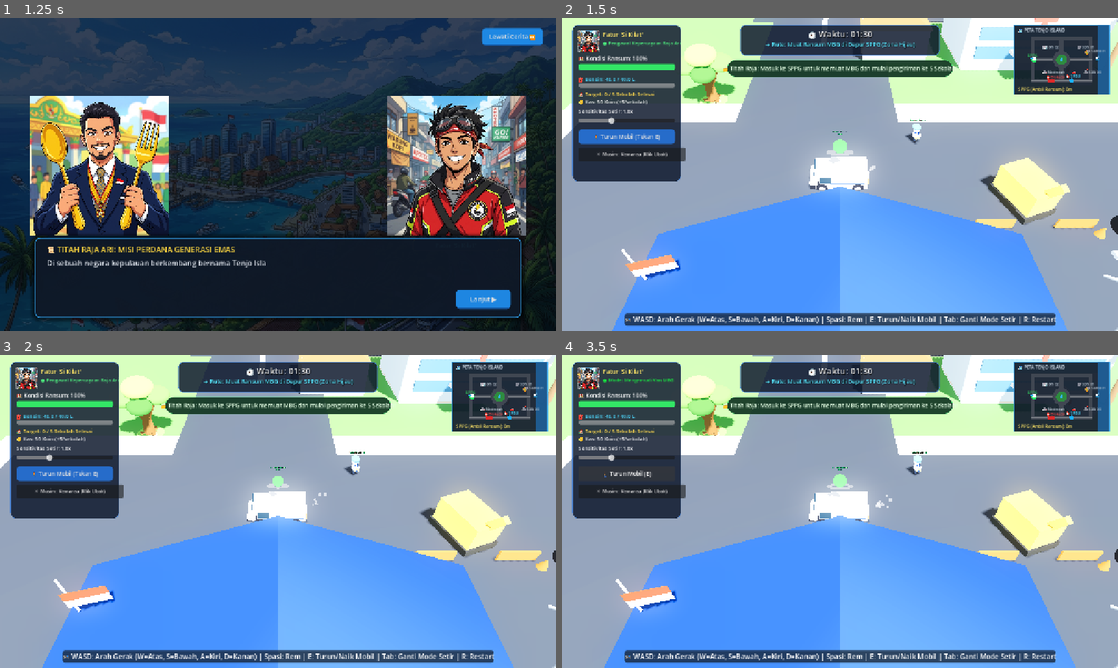
Above: before the commit, frames 1-4 (two rows, left to right).
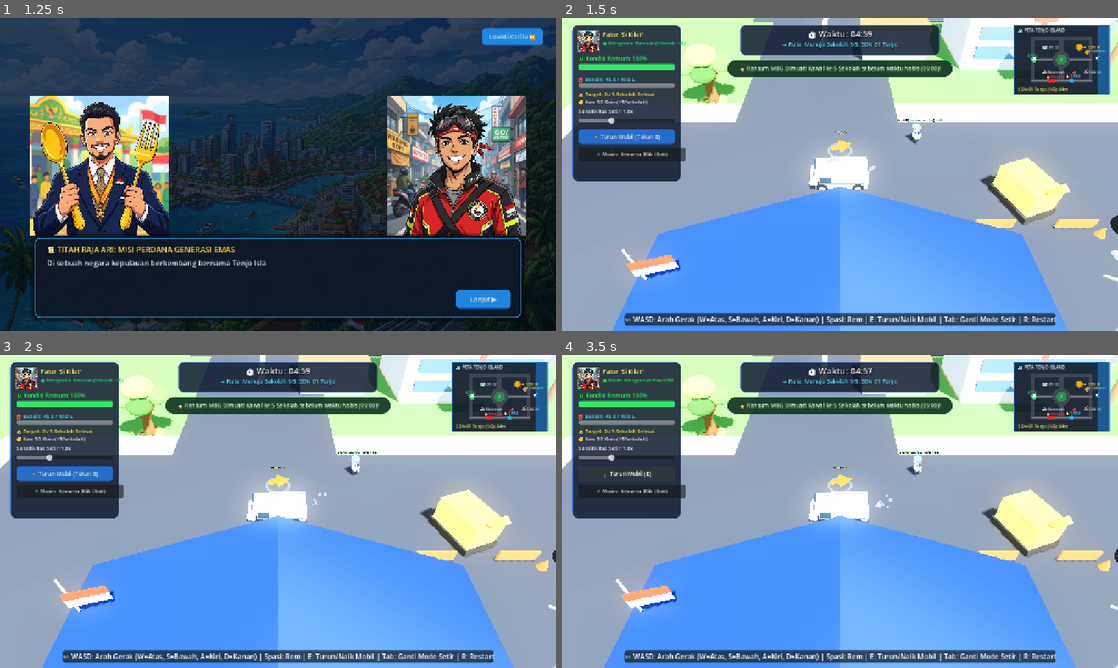
Above: after the commit, the same moments.

Repository: putrinurfebrianti/King-Ari-s-Missions
Game: Godot game, scene res://scenes/ui/main_menu.tscn
Same seed, same stepped clock (60 frames per second), same inputs: the game is played once before the commit and once after it.
Inputs:
- Up to frame 1 (1.25 s): click "🚀 MULAI MISI (START GAME) ➔" at 0.5 s
- Up to frame 2 (1.5 s): click "Lewati Cerita ⏩" at 1.25 s
- Up to frame 3 (2 s): no input
- Up to frame 4 (3.5 s): click "🚶 Turun Mobil (Tekan E)" at 2 s; click "🚗 Naik Mobil (E)" at 2.75 s

Frame 1 is identical in both runs. In frame 2, 1.4% of the frame differs, in the area x 3-97%, y 4-45%; in frame 3, 1.3%; in frame 4, 1.3%.

Commit message:
Fix auto food pickup at SPPG and initialize countdown timer to 05:00

Diff:
--- a/scenes/main.tscn
+++ b/scenes/main.tscn
@@ -657,7 +657,7 @@
 theme_override_constants/shadow_offset_x = 1
 theme_override_constants/shadow_offset_y = 1
 theme_override_font_sizes/font_size = 20
-text = "⏱️ Waktu: 01:30"
+text = "⏱️ Waktu: 05:00"
 horizontal_alignment = 1
 
 [node name="NavGuide" type="Label" parent="HUD/TopCenterCard" unique_id=538419321]
--- a/scripts/delivery_zone.gd
+++ b/scripts/delivery_zone.gd
@@ -4,30 +4,152 @@
 @export var zone_type: ZoneType = ZoneType.SPPG
 @export var school_index: int = 0
 
+var player_car: Node3D
+var player_ped: Node3D
+var prompt_label: Label3D
+var mesh_indicator: MeshInstance3D
+var is_player_nearby: bool = false
+var pulse_time: float = 0.0
+
 func _ready() -> void:
+	# Pastikan mendeteksi Layer 1 (World), Layer 2 (Car), dan Layer 4 (Pedestrian) -> mask 7 (0b111)
+	collision_layer = 1
+	collision_mask = 7
+
 	body_entered.connect(_on_body_entered)
 	body_exited.connect(_on_body_exited)
 
-func _on_body_entered(body: Node3D) -> void:
-	if not body.is_in_group("player") and not body.is_in_group("pedestrian"):
+	_setup_visual_indicator()
+	call_deferred("_find_players")
+
+func _setup_visual_indicator() -> void:
+	# Buat label 3D mengambang jika belum ada
+	prompt_label = get_node_or_null("Label3D") as Label3D
+	if not prompt_label:
+		prompt_label = Label3D.new()
+		prompt_label.billboard = BaseMaterial3D.BILLBOARD_ENABLED
+		prompt_label.font_size = 24
+		prompt_label.outline_size = 6
+		prompt_label.outline_modulate = Color.BLACK
+		prompt_label.position = Vector3(0, 2.8, 0)
+		add_child(prompt_label)
+
+	mesh_indicator = get_node_or_null("MeshInstance3D") as MeshInstance3D
+
+	_update_prompt_text()
+
+func _find_players() -> void:
+	player_car = get_tree().get_first_node_in_group("player") as Node3D
+	player_ped = get_tree().get_first_node_in_group("pedestrian") as Node3D
+
+func _physics_process(delta: float) -> void:
+	pulse_time += delta * 4.0
+
+	if not player_car or not is_instance_valid(player_car):
+		_find_players()
 		return
+
+	# Cek posisi pemain terdekat (mobil atau pejalan kaki)
+	var active_pos = player_car.global_position
+	if player_ped and is_instance_valid(player_ped) and player_ped.visible:
+		active_pos = player_ped.global_position
+
+	var dist = global_position.distance_to(active_pos)
+	var trigger_dist = 8.5
+
+	# Animasi visual pulse
+	if mesh_indicator:
+		var s = 1.0 + sin(pulse_time) * 0.06
+		mesh_indicator.scale = Vector3(s, 1.0, s)
+
+	# Update visibilitas & teks label sesuai status misi
+	_update_prompt_text()
+
+	# Pengecekan pemicu berdasarkan jarak (Fallback Jaminan 100% Aktif)
+	if dist <= trigger_dist:
+		if not is_player_nearby:
+			is_player_nearby = true
+			_trigger_zone_action()
+	else:
+		if is_player_nearby:
+			is_player_nearby = false
+			_exit_zone_action()
+
+func _update_prompt_text() -> void:
+	if not prompt_label:
+		return
+
 	var gm = get_node_or_null("/root/GameManager")
 	if not gm:
 		return
 
 	if zone_type == ZoneType.SPPG:
-		gm.start_delivery()
+		if gm.current_state == gm.State.AT_SPPG:
+			prompt_label.visible = true
+			prompt_label.text = "📦 DAPUR SPPG\n[AMBIL RANSUM MBG DI SINI]"
+			prompt_label.modulate = Color(0.2, 1.0, 0.4)
+		else:
+			prompt_label.visible = false
+
 	elif zone_type == ZoneType.SCHOOL:
-		gm.deliver_to_school(school_index)
+		var is_active = (gm.current_state == gm.State.DELIVERING and gm.current_school_idx == school_index)
+		var is_delivered = false
+		if school_index < gm.schools_data.size():
+			is_delivered = gm.schools_data[school_index].get("delivered", false)
+
+		if is_delivered:
+			prompt_label.visible = true
+			prompt_label.text = "✓ %s\n[TERKIRIM]" % gm.schools_data[school_index]["name"]
+			prompt_label.modulate = Color(0.3, 1.0, 0.4)
+		elif is_active:
+			prompt_label.visible = true
+			prompt_label.text = "🏫 %s\n➔ [ANTAR MBG KE SINI]" % gm.schools_data[school_index]["name"]
+			prompt_label.modulate = Color(1.0, 0.85, 0.1)
+		else:
+			prompt_label.visible = true
+			prompt_label.text = "🏫 %s" % gm.schools_data[school_index]["name"]
+			prompt_label.modulate = Color(0.7, 0.7, 0.75)
+
+	elif zone_type == ZoneType.SPBU:
+		prompt_label.visible = true
+		prompt_label.text = "⛽ SPBU TENJO\n[PENGISIAN BENSIN]"
+		prompt_label.modulate = Color(0.3, 0.85, 1.0)
+
+func _trigger_zone_action() -> void:
+	var gm = get_node_or_null("/root/GameManager")
+	if not gm:
+		return
+
+	if zone_type == ZoneType.SPPG:
+		if gm.current_state == gm.State.AT_SPPG:
+			gm.start_delivery()
+			var hud = get_node_or_null("/root/Main/HUD")
+			if hud and hud.has_method("show_toast"):
+				hud.show_toast("🚚 Ransum MBG Dimuat! Kawal ke 5 Sekolah sebelum waktu habis (05:00)!", 4.0)
+
+	elif zone_type == ZoneType.SCHOOL:
+		if gm.current_state == gm.State.DELIVERING and gm.current_school_idx == school_index:
+			gm.deliver_to_school(school_index)
+			var hud = get_node_or_null("/root/Main/HUD")
+			if hud and hud.has_method("show_toast"):
+				var school_name = gm.schools_data[school_index]["name"]
+				hud.show_toast("🎉 MBG Berhasil Diserahkan ke %s! Upah: +5 Koin Perak!" % school_name, 3.5)
+
 	elif zone_type == ZoneType.SPBU:
 		gm.set_refueling(true)
 		var hud = get_node_or_null("/root/Main/HUD")
 		if hud and hud.has_method("show_toast"):
-			hud.show_toast("⛽ SPBU Tenjo: Mengisi bahan bakar hingga penuh...", 3.0)
+			hud.show_toast("⛽ SPBU Tenjo: Mengisi bahan bakar (40L)...", 3.0)
 
-func _on_body_exited(body: Node3D) -> void:
-	if not body.is_in_group("player") and not body.is_in_group("pedestrian"):
-		return
+func _exit_zone_action() -> void:
 	var gm = get_node_or_null("/root/GameManager")
 	if gm and zone_type == ZoneType.SPBU:
 		gm.set_refueling(false)
+
+func _on_body_entered(body: Node3D) -> void:
+	if body.is_in_group("player") or body.is_in_group("pedestrian"):
+		_trigger_zone_action()
+
+func _on_body_exited(body: Node3D) -> void:
+	if body.is_in_group("player") or body.is_in_group("pedestrian"):
+		_exit_zone_action()
--- a/scripts/hud.gd
+++ b/scripts/hud.gd
@@ -91,6 +91,7 @@
 	if nav_guide:
 		nav_guide.text = "➔ Rute: Muat Ransum MBG di Dapur SPPG (Zona Hijau)"
 
+	_on_time_changed(GameManager.time_left)
 	show_toast("👑 Titah Raja: Masuk ke SPPG untuk memuat MBG dan mulai pengiriman ke 5 Sekolah!", 4.5)
 
 func _setup_extra_dashboard_ui() -> void:
Not shown: 1 places in scenes/environment/building_fastfood.tscn that only renumber resources
Not shown: 1 places in scenes/environment/building_hospital.tscn that only renumber resources
